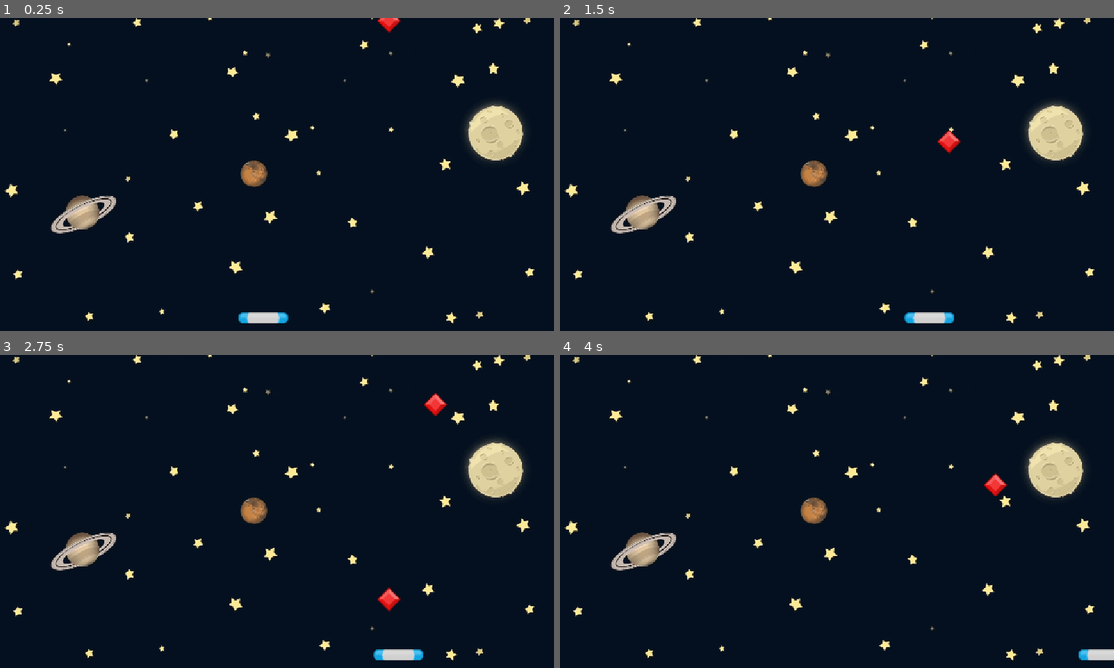
Above: before the commit, frames 1-4 (two rows, left to right).
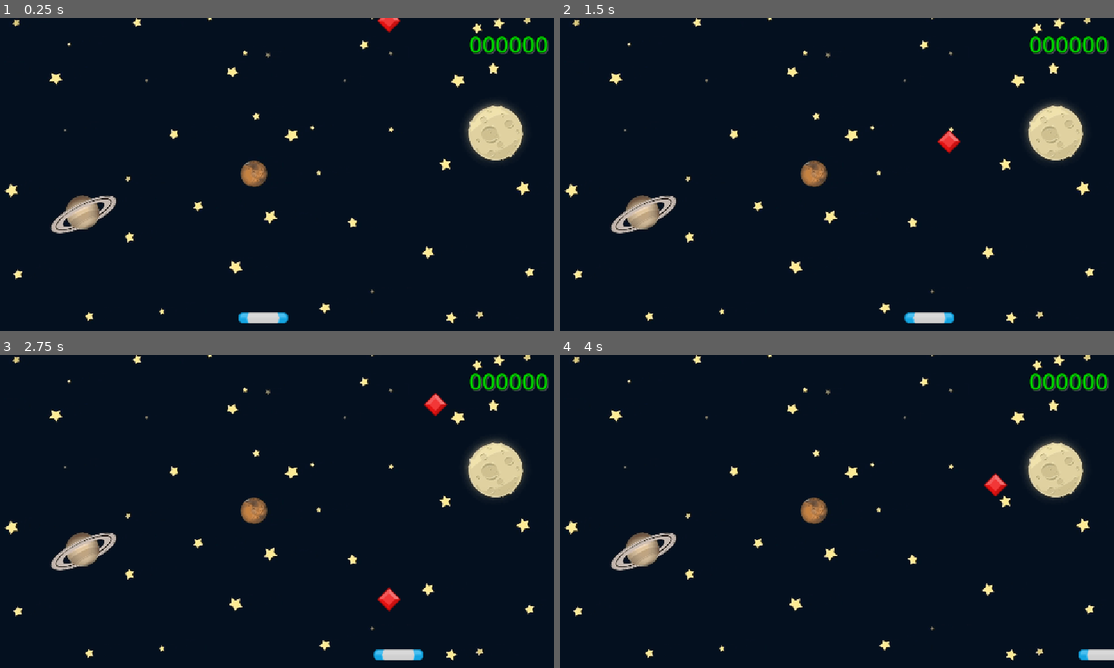
Above: after the commit, the same moments.

Repository: lironexex/gem-catcher
Game: Godot game, scene res://Scenes/Game/Game.tscn
The game is run twice, just before and just after one commit, with the same random seed, the same clock (stepped at 60 frames per second) and the same inputs.
Inputs:
- Up to frame 1 (0.25 s): no input
- Up to frame 2 (1.5 s): hold Right (move_right) 0.53-1.28 s; hold Left (move_left) from 1.28 s (still down)
- Up to frame 3 (2.75 s): release Left (move_left) at 2.03 s; hold Right (move_right) from 2.03 s (still down)
- Up to frame 4 (4 s): release Right (move_right) at 3.53 s; hold Left (move_left) from 3.53 s (still down)

The runs differ from the first frame. In frame 1, 0.6% of the frame differs, in the area x 84-99%, y 5-12%; in frame 2, 0.6%; in frame 3, 0.6%; in frame 4, 0.6%.

Commit message:
Added score

Diff:
--- a/Scenes/Game/Game.tscn
+++ b/Scenes/Game/Game.tscn
@@ -30,4 +30,20 @@
 stream = ExtResource("5_y3kpf")
 volume_db = -11.0
 
+[node name="ScoreLabel" type="Label" parent="."]
+offset_left = 975.0
+offset_top = 19.0
+offset_right = 1139.0
+offset_bottom = 86.0
+theme_override_colors/font_color = Color(0, 0.819608, 0, 1)
+theme_override_colors/font_shadow_color = Color(0.60933, 0.60933, 0.60933, 0.513726)
+theme_override_colors/font_outline_color = Color(0, 0, 0, 1)
+theme_override_constants/shadow_offset_x = 2
+theme_override_constants/shadow_offset_y = 2
+theme_override_constants/outline_size = 5
+theme_override_constants/shadow_outline_size = 3
+theme_override_font_sizes/font_size = 48
+text = "000000"
+
+[connection signal="area_entered" from="Paddle" to="." method="_on_paddle_area_entered"]
 [connection signal="timeout" from="SpawnTimer" to="." method="_on_timer_timeout"]
--- a/Scenes/Game/game.gd
+++ b/Scenes/Game/game.gd
@@ -10,9 +10,19 @@
 @onready var paddle: Area2D = $Paddle
 @onready var score_sound: AudioStreamPlayer2D = $ScoreSound
 @onready var sound: AudioStreamPlayer = $Sound
+@onready var score_label: Label = $ScoreLabel
+
+var _score: int = 0
+
+func _init() -> void:
+	print("Game:: _init")
+
+func _enter_tree() -> void:
+	print("Game:: _enter_tree")
 
 # Called when the node enters the scene tree for the first time.
 func _ready() -> void:
+	print("Game:: _ready")
 	START_OF_SCREEN_X = get_viewport_rect().position.x
 	END_OF_SCREEN_X = get_viewport_rect().end.x
 	spawn_gem()
@@ -45,6 +55,14 @@
 	stop_all()
 	print("Game:: _on_gem_off_screen Game Over")
 
+func _on_paddle_area_entered(area: Area2D) -> void:
+	_score += 1
+	score_label.text = "%06d" % _score
+	print("collision ", area)
+	if score_sound.playing == false:
+		score_sound.position = area.position
+		score_sound.play()
+
 
 func _on_timer_timeout() -> void:
 	spawn_gem()
--- a/Scenes/Paddle/paddle.gd
+++ b/Scenes/Paddle/paddle.gd
@@ -1,6 +1,4 @@
 extends Area2D
-
-@onready var score_sound: AudioStreamPlayer2D = $"../ScoreSound"
 
 const INITIAL_PADDLE_SPEED: float = 400.0
 var MIN_X_VALUE: float
@@ -8,8 +6,15 @@
 #const MIN_X_VALUE = get_viewport_rect().position.x
 #const MAX_X_VALUE = get_viewport_rect().end.x
 
+func _init() -> void:
+	print("Paddle:: _init")
+
+func _enter_tree() -> void:
+	print("Paddle:: _enter_tree")
+
 # Called when the node enters the scene tree for the first time.
 func _ready() -> void:
+	print("Paddle:: _ready")
 	MIN_X_VALUE = get_viewport_rect().position.x
 	MAX_X_VALUE = get_viewport_rect().end.x
 	pass # Replace with function body.
@@ -30,9 +35,3 @@
 		MIN_X_VALUE,
 		MAX_X_VALUE
 	)
-
-func _on_paddle_area_entered(area: Area2D) -> void:
-	print("collision ", area)
-	if score_sound.playing == false:
-		score_sound.position = area.position
-		score_sound.play()
